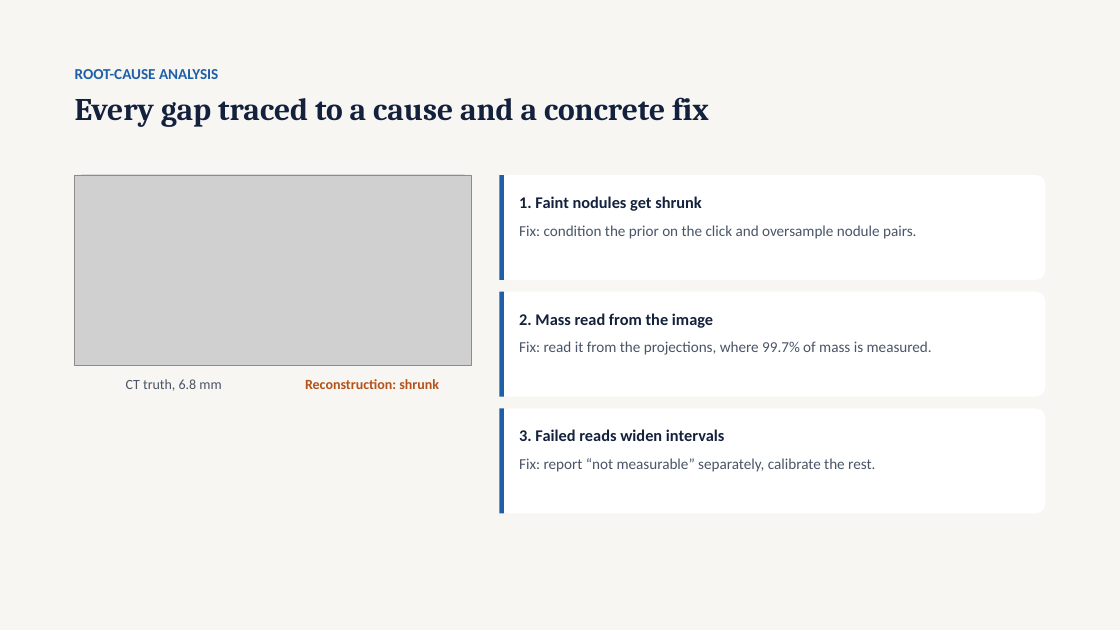
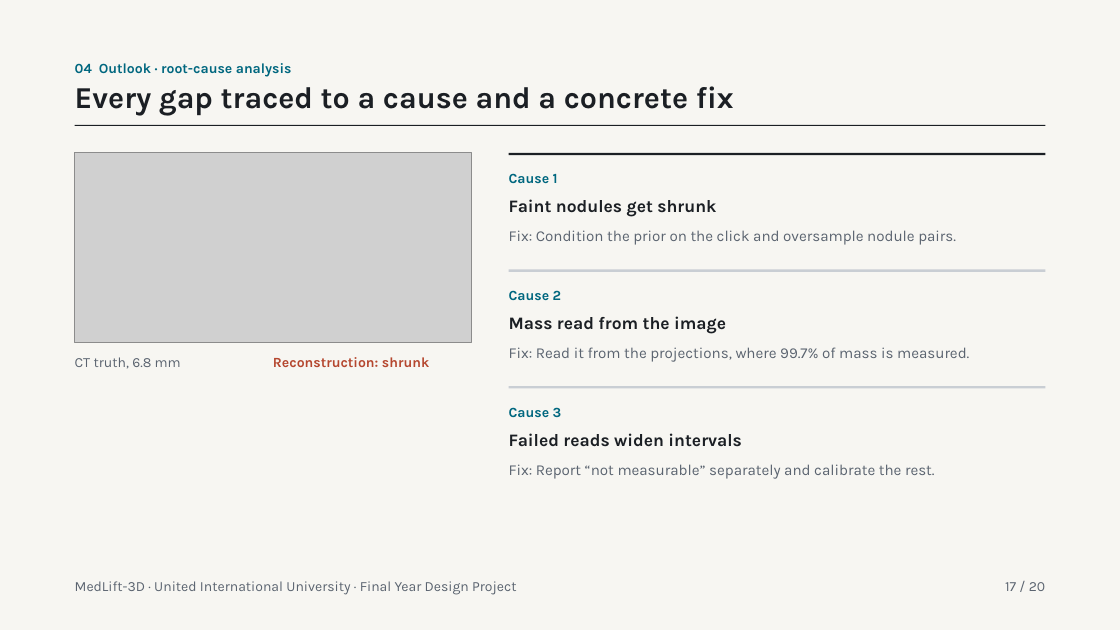
Before and after one commit to tcsquanta/medlift3d, a slide deck: slide 17 of report/MedLift3D_Defense.pptx (slide 18 before the commit). Drawn at 1120x630 pixels with LibreOffice and Linux fonts; fonts in the diff are those of the drawing; grey boxes stand for pictures. Boxes give left, top, right and bottom in pixels: in the first picture for what was removed or moved away, otherwise in the second. Text is boxed around its words. In the diff, an @@ line names an element or a change of style, - is before the commit and + after.

```diff
--- a/report/MedLift3D_Defense.pptx
+++ b/report/MedLift3D_Defense.pptx
@@ text "Every gap traced to a ...": place and size @@
-text "Every gap traced to a ..." at (75, 97, 709, 127)
+text "Every gap traced to a ..." at (75, 86, 734, 116)
@@ text "Every gap traced to a ..." at (75, 86, 734, 116): size 27 to 26 pt, font Cambria to Karla, text colour #14213D to #1B1F24; line spacing 1.05 to 1 @@
@@ text at (75, 63, 292, 77): text changed; size 13 to 12 pt; font Calibri to Karla; text colour #1F5FA8 to #00677F @@
-ROOT-CAUSE ANALYSIS
+04 Outlook · root-cause analysis
@@ rectangle added at (75, 125, 1046, 126), fill #1B1F24 @@
@@ rounded rectangle removed at (75, 175, 471, 365) @@
@@ rounded rectangle removed at (499, 175, 1045, 280) @@
@@ rectangle removed at (499, 175, 504, 280) @@
@@ text at (509, 173, 956, 245): text changed; font Calibri to Karla; text colour #4A5568 to #5B6470 @@
-1. Faint nodules get shrunk
-Fix: condition the prior on the click and oversample nodule pairs.
+Cause 1
+Faint nodules get shrunk
+Fix: Condition the prior on the click and oversample nodule pairs.
@@ rectangle added at (509, 153, 1046, 155), fill #1B1F24 @@
@@ rounded rectangle removed at (499, 292, 1045, 397) @@
@@ rectangle removed at (499, 292, 504, 397) @@
@@ text at (509, 290, 969, 362): text changed; font Calibri to Karla; text colour #4A5568 to #5B6470 @@
-2. Mass read from the image
-Fix: read it from the projections, where 99.7% of mass is measured.
+Cause 2
+Mass read from the image
+Fix: Read it from the projections, where 99.7% of mass is measured.
@@ rectangle added at (509, 270, 1046, 272), fill #C9CED4 @@
@@ text "CT truth, 6.8 mm" at (75, 357, 181, 369): font Calibri to Karla, text colour #4A5568 to #5B6470; alignment centre to left @@
@@ 2 texts, 1 picture: place and size @@
-2 texts, 1 picture at (75, 175, 471, 391)
+2 texts, 1 picture at (75, 153, 471, 369)
@@ text "Reconstruction: shrunk" at (273, 357, 429, 367): font Calibri to Karla, text colour #B4521A to #B5472F; alignment centre to left @@
@@ rectangle added at (509, 386, 1046, 389), fill #C9CED4 @@
@@ rounded rectangle removed at (499, 408, 1045, 513) @@
@@ rectangle removed at (499, 408, 504, 513) @@
@@ text at (509, 407, 935, 479): text changed; font Calibri to Karla; text colour #4A5568 to #5B6470 @@
-3. Failed reads widen intervals
-Fix: report “not measurable” separately, calibrate the rest.
+Cause 3
+Failed reads widen intervals
+Fix: Report “not measurable” separately and calibrate the rest.
@@ text added at (75, 581, 516, 595), 12 pt, text #5B6470 @@
+MedLift-3D · United International University · Final Year Design Project
@@ text added at (1005, 582, 1045, 591), 12 pt, text #5B6470 @@
+17 / 20
```
Also in this commit, not shown: 19 other slides changed, 1 slide removed.
